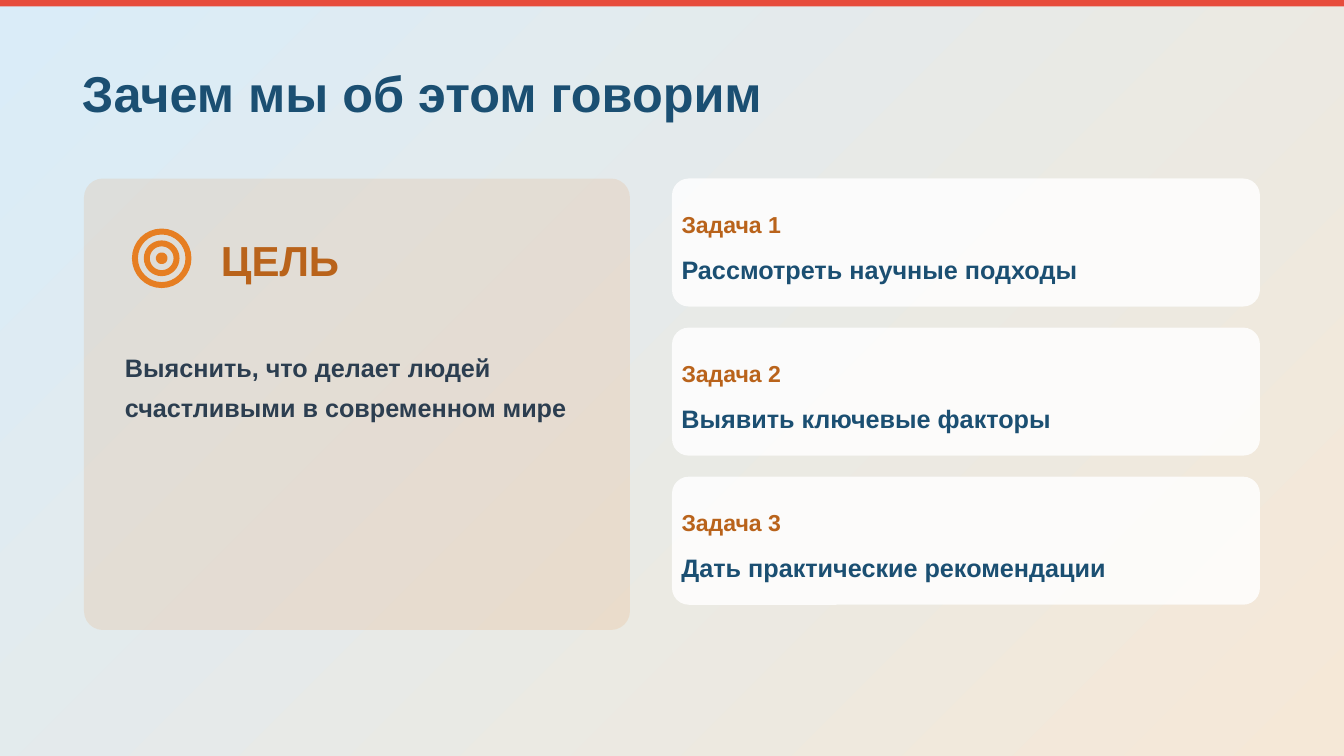
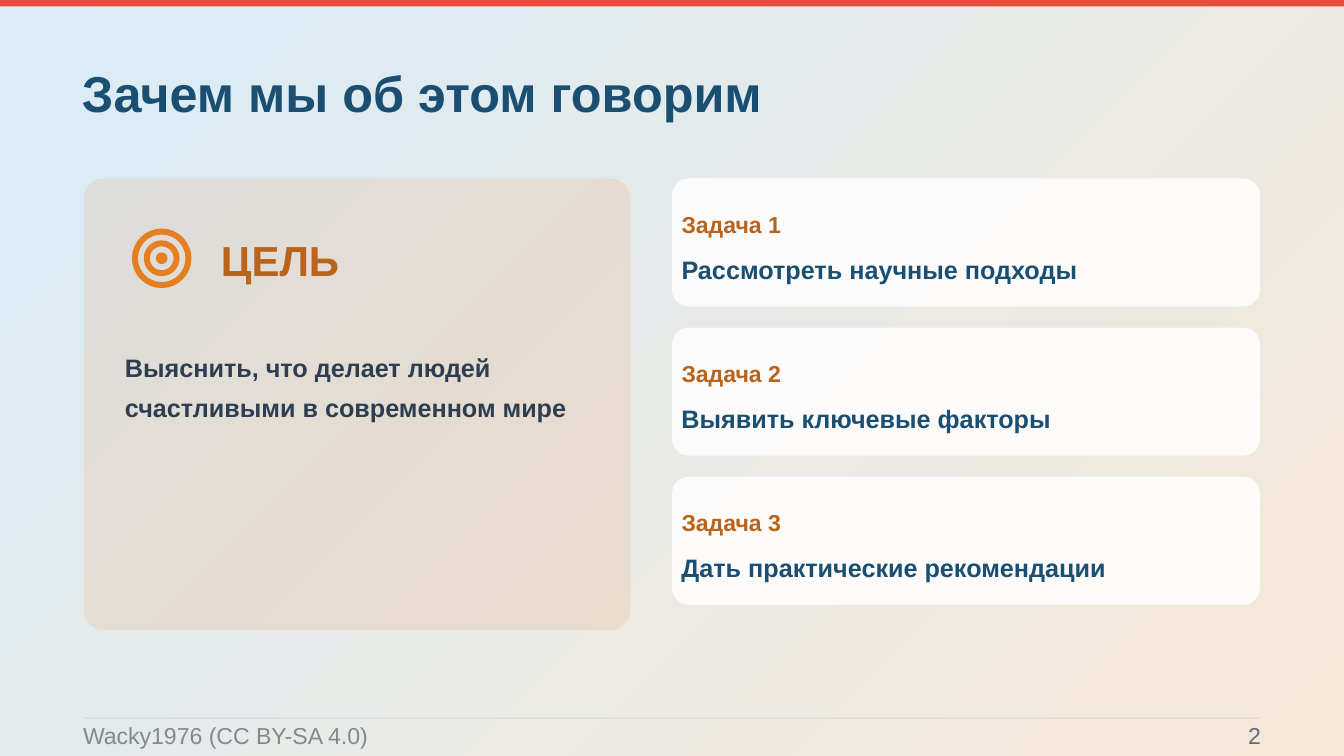
Before and after one commit to Pavel1778/Presentation-happy, a slide deck: slide 2 of .agents/projects/happiness_concept_ppt169_20261007/exports/happiness_concept_v5.pptx. Drawn at 1344x756 pixels with LibreOffice and Linux fonts; fonts in the diff are those of the drawing; background and template pictures are left out. Boxes give left, top, right and bottom in pixels: in the first picture for what was removed or moved away, otherwise in the second. Text is boxed around its words. In the diff, an @@ line names an element or a change of style, - is before the commit and + after.

```diff
--- a/.agents/projects/happiness_concept_ppt169_20261007/exports/happiness_concept_v5.pptx
+++ b/.agents/projects/happiness_concept_ppt169_20261007/exports/happiness_concept_v5.pptx
@@ freeform shape added at (x1=84, y1=718, x2=1260, y2=719), outline #1F4E79 0.75 pt @@
@@ text added at (x1=83, y1=727, x2=368, y2=749), 16.5 pt, text #7F8C8D @@
+Wacky1976 (CC BY-SA 4.0)
@@ text added at (x1=1248, y1=728, x2=1261, y2=744), 16.5 pt, text #5D6D7E @@
+2
```
Also in this commit, not shown: 14 other slides changed, 37 other files.
